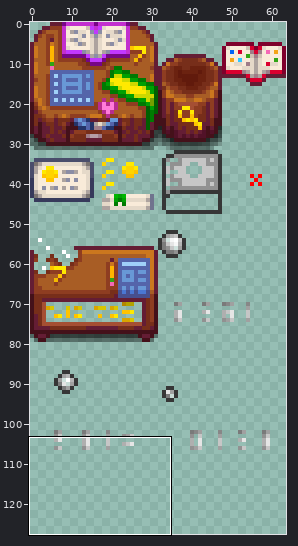
A sprite sheet gets an edit: assets/catalog.png. The picture above shows the old version from afar; the outline marks the close-up.
Close-up. Old version:
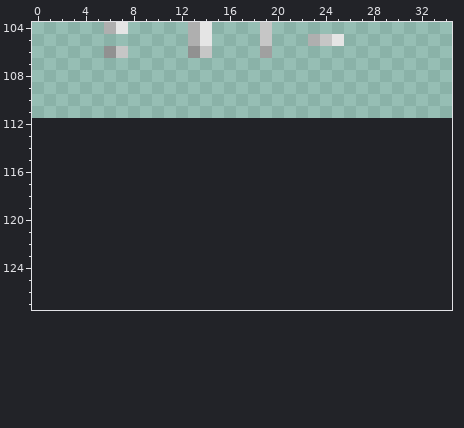
The file is 64x112 pixels. Colours within 5 levels of each other are drawn and written as one. Shown: x 0..34, y 104..127. The old version is drawn lined up with the new one, on the new canvas.
Now the later version:
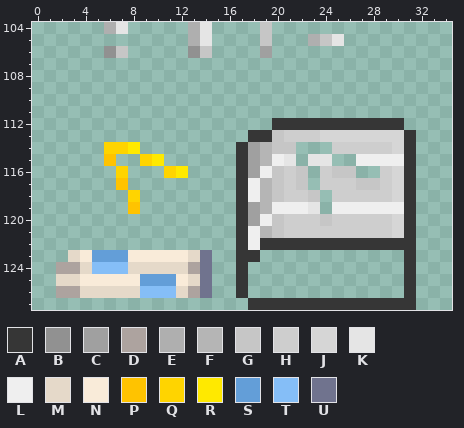
Palette (. is transparent): A #363636  B #919191  C #a0a0a0  D #ada39f  E #afafaf  F #b5b5b5  G #c6c6c6  H #cecece  J #d6d6d6  K #e5e5e5  L #efefef  M #e5d9c9  N #f9ebd9  P #ffc300  Q #ffd400  R #ffe900  S #639ed8  T #85bef7  U #70738e
Diff:
canvas 64x112 -> 64x128
@@ x 0..34 @@
 111 ...................................
-112 ...................................
-113 ...................................
-114 ...................................
-115 ...................................
-116 ...................................
-117 ...................................
-118 ...................................
-119 ...................................
-120 ...................................
-121 ...................................
-122 ...................................
-123 ...................................
-124 ...................................
-125 ...................................
-126 ...................................
-127 ...................................
+112 ....................AAAAAAAAAAA....
+113 ..................AAGHHHJJJJJJJA...
+114 ......QQR........ACFGG...HHHHHJA...
+115 ......P..QR......ACFLK.KK..LLLLA...
+116 .......Q...QR....ACLGHG.HGG..HJA...
+117 .......P.........ALFGHG.HHHGGHJA...
+118 ........Q........ALFGHHG.HHHHHJA...
+119 ........P........ACFLLLK.LLLLLLA...
+120 .................ACLGHHHGHHHHHJA...
+121 .................ALFGHHHHHHHHHJA...
+122 .................ALAAAAAAAAAAAAA...
+123 ...MNSSSNNNNNMU..AA............A...
+124 ..DDMTTTMMMMMDU..A.............A...
+125 ..MMNNNNNSSSNMU..A.............A...
+126 ..DDMMMMMTTTMDU..A.............A...
+127 ..................AAAAAAAAAAAAAA...
Pixel boxes of the changes (left, top, right, bottom) in both close-ups:
added: (56, 118, 416, 310)
